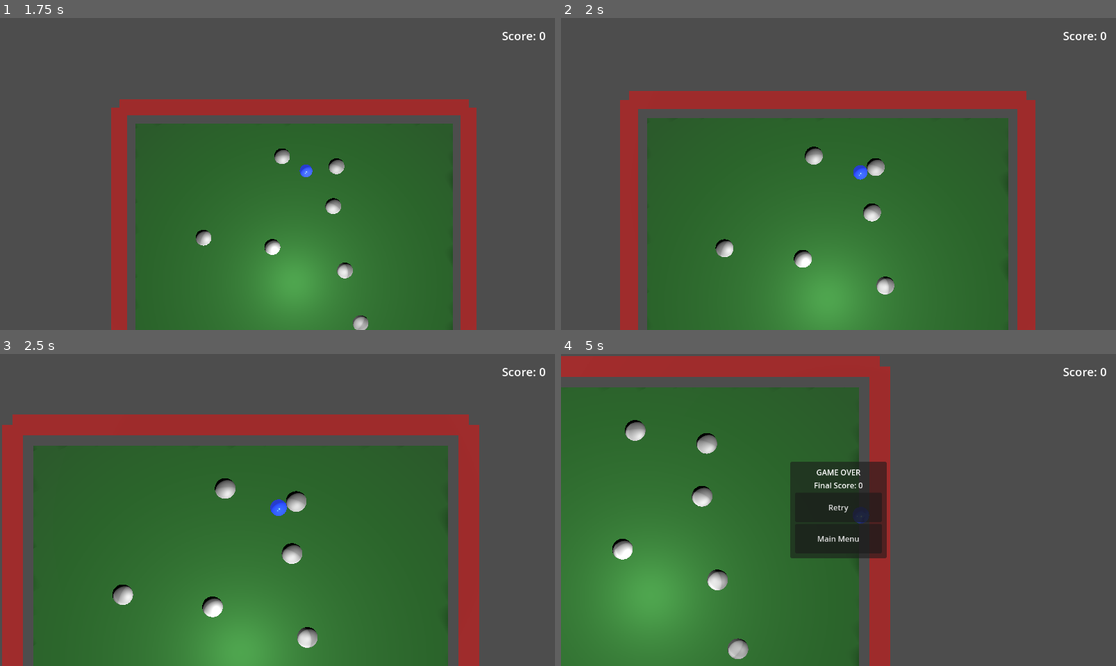
Above: before the commit, frames 1-4 (two rows, left to right).
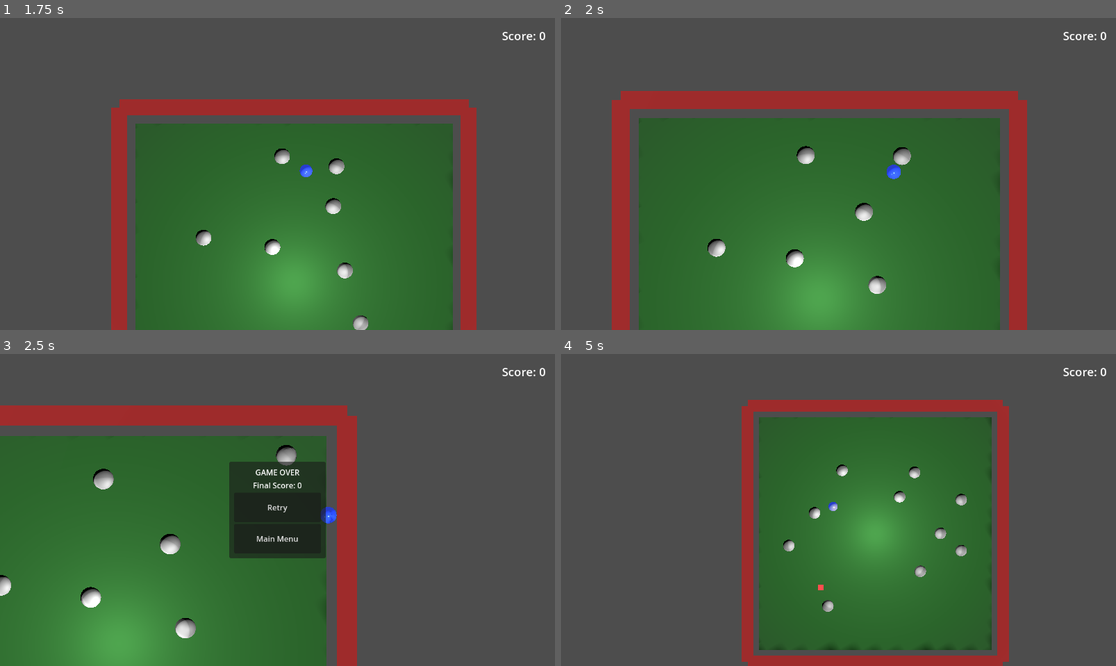
Above: after the commit, the same moments.

Repository: bluehexagons/snakeproject
Game: Godot game, scene res://scenes/main_menu.tscn
The game is run twice, just before and just after one commit, with the same random seed, the same clock (stepped at 60 frames per second) and the same inputs.
Inputs (mouse positions are in pixels of both pictures, inside the frame that each line leads up to):
- Up to frame 1 (1.75 s): click "New Game" at 0.5 s; hold D (move_right) from 1.28 s (still down)
- Up to frame 2 (2 s): keep holding D (move_right)
- Up to frame 3 (2.5 s): release D (move_right) at 2.03 s; hold S (move_down) from 2.03 s (still down)
- Up to frame 4 (5 s): release S (move_down) at 2.75 s; click (838, 506) at 2.75 s, where only the run after the commit has a clickable "Retry"; hold D (move_right) 3.53-4.25 s; click (838, 506) at 4.25 s, where only the run after the commit has a clickable "Retry"

Frame 1 is identical in both runs. In frame 2, 8.0% of the frame differs, in the area x 9-86%, y 23-100%; in frame 3, 44%; in frame 4, 64%, in the area x 0-81%, y 0-100%.

Commit message:
(AI) rocks move

Diff:
--- a/scripts/collision_handler.gd
+++ b/scripts/collision_handler.gd
@@ -2,78 +2,75 @@
 
 const MINIMUM_SEPARATION = 0.8
 const SEPARATION_FORCE = 80.0
-const COLLISION_BOUNCE = 0.6  # Increased for more energetic collisions
+const COLLISION_BOUNCE = 0.4  # Reduced bounce for more stable collisions
 const PLAYER_MASS = 0.5
 const SEGMENT_MASS = 3.0
-const ROCK_MASS = 5.0  # Added rock mass
-const FRICTION_COEFFICIENT = 0.05  # Reduced to allow more sliding
-const ENERGY_TRANSFER = 0.8  # How much kinetic energy is preserved in collisions
-const PERSISTENT_COLLISION_DAMPING = 0.95  # Reduce velocity when objects stay in contact
-const MAX_COLLISION_SPEED = 20.0  # Cap the maximum collision response
-const REST_THRESHOLD = 0.1  # Speed below which objects are considered at rest
+const ROCK_MASS = 5.0
+const FRICTION_COEFFICIENT = 0.1
+const ENERGY_TRANSFER = 0.95  # Increased energy transfer
+const PERSISTENT_COLLISION_DAMPING = 0.8  # Less aggressive damping
+const MAX_COLLISION_SPEED = 20.0
+const REST_THRESHOLD = 0.1
+const STATIC_BREAKAWAY_FORCE = 2.0  # Force needed to start moving a static object
 
 func handle_collision(body_a: CharacterBody3D, body_b: CharacterBody3D, collision_normal: Vector3, delta: float) -> void:
 	var mass_a = get_body_mass(body_a)
 	var mass_b = get_body_mass(body_b)
 
-	# Calculate relative velocity and its components
+	# Calculate velocities and energies
 	var relative_velocity = body_b.velocity - body_a.velocity
 	var normal_speed = relative_velocity.dot(collision_normal)
 
-	# Handle persistent collisions (objects staying in contact)
-	var penetration = MINIMUM_SEPARATION - body_a.global_position.distance_to(body_b.global_position)
-	if penetration > 0:
-		# Apply additional damping when objects are in sustained contact
-		body_a.velocity *= PERSISTENT_COLLISION_DAMPING
-		body_b.velocity *= PERSISTENT_COLLISION_DAMPING
+	# Calculate initial kinetic energies
+	var energy_a = 0.5 * mass_a * body_a.velocity.length_squared()
+	var energy_b = 0.5 * mass_b * body_b.velocity.length_squared()
+	var total_energy = energy_a + energy_b
 
-	# Only process collision if objects are moving toward each other
-	if normal_speed > 0:
-		return
+	# Handle static friction for rocks
+	if body_a.is_in_group("rock") and relative_velocity.length() < STATIC_BREAKAWAY_FORCE:
+		mass_a *= 2.0  # Make rocks harder to move when static
+	if body_b.is_in_group("rock") and relative_velocity.length() < STATIC_BREAKAWAY_FORCE:
+		mass_b *= 2.0
 
-	# Limit collision speed
-	normal_speed = clamp(normal_speed, -MAX_COLLISION_SPEED, MAX_COLLISION_SPEED)
+	# Calculate impulse for the collision
+	var restitution = COLLISION_BOUNCE * ENERGY_TRANSFER
+	var impulse_magnitude = -(1.0 + restitution) * normal_speed / ((1.0 / mass_a) + (1.0 / mass_b))
+	var impulse = collision_normal * impulse_magnitude
 
-	# Calculate coefficient of restitution based on relative speed
-	var restitution = COLLISION_BOUNCE * ENERGY_TRANSFER
+	# Apply impulses
+	var vel_change_a = -impulse / mass_a
+	var vel_change_b = impulse / mass_b
 
-	# Reduce restitution for low-speed collisions to help objects come to rest
-	if abs(normal_speed) < REST_THRESHOLD:
-		restitution *= normal_speed / REST_THRESHOLD
-
-	# Calculate impulse magnitude using the elastic collision formula
-	var impulse_magnitude = -(1.0 + restitution) * normal_speed
-	impulse_magnitude /= (1.0 / mass_a) + (1.0 / mass_b)
-
-	# Apply impulse to both bodies
-	var impulse = collision_normal * impulse_magnitude
-	var velocity_change_a = -impulse / mass_a
-	var velocity_change_b = impulse / mass_b
-
-	# Calculate tangential forces (friction)
+	# Calculate and apply friction
 	var tangent_velocity = relative_velocity - (normal_speed * collision_normal)
 	if tangent_velocity.length_squared() > 0.001:
 		var tangent = tangent_velocity.normalized()
 		var friction_impulse = -tangent * abs(impulse_magnitude) * FRICTION_COEFFICIENT
 
-		velocity_change_a -= friction_impulse / mass_a
-		velocity_change_b += friction_impulse / mass_b
+		vel_change_a -= friction_impulse / mass_a
+		vel_change_b += friction_impulse / mass_b
 
-	# Apply final velocity changes
-	body_a.velocity += velocity_change_a
-	body_b.velocity += velocity_change_b
+	# Apply velocity changes
+	body_a.velocity += vel_change_a
+	body_b.velocity += vel_change_b
 
-	# Bring very slow-moving objects to a complete stop
-	if body_a.velocity.length() < REST_THRESHOLD:
-		body_a.velocity = Vector3.ZERO
-	if body_b.velocity.length() < REST_THRESHOLD:
-		body_b.velocity = Vector3.ZERO
+	# Ensure energy is conserved (with some intentional loss)
+	var new_energy_a = 0.5 * mass_a * body_a.velocity.length_squared()
+	var new_energy_b = 0.5 * mass_b * body_b.velocity.length_squared()
+	var new_total_energy = new_energy_a + new_energy_b
 
-	# Apply separation force to prevent sticking
+	if new_total_energy > total_energy:
+		var scale = sqrt(total_energy / new_total_energy) * ENERGY_TRANSFER
+		body_a.velocity *= scale
+		body_b.velocity *= scale
+
+	# Apply separation
+	var separation_vector = (body_b.global_position - body_a.global_position)
+	var penetration = MINIMUM_SEPARATION - separation_vector.length()
 	if penetration > 0:
-		var separation_force = collision_normal * SEPARATION_FORCE * delta * penetration
-		body_a.velocity -= separation_force / mass_a
-		body_b.velocity += separation_force / mass_b
+		var separation = collision_normal * SEPARATION_FORCE * delta * penetration
+		body_a.velocity -= separation / mass_a
+		body_b.velocity += separation / mass_b
 
 # Check for nearby segments and apply separation forces
 func handle_proximity(body: CharacterBody3D, nearby_bodies: Array, delta: float) -> void:
--- a/scripts/rock.gd
+++ b/scripts/rock.gd
@@ -1,6 +1,8 @@
 extends CharacterBody3D
 
 const MASS = 5.0  # Heavier than segments
+const STATIC_FRICTION = 2.0  # Resistance to initial movement
+const DRAG_COEFFICIENT = 0.5  # How quickly rocks come to rest
 
 var physics_pos: Vector3
 var visual_pos: Vector3
@@ -10,6 +12,12 @@
 	visual_pos = global_position
 
 func _physics_process(delta):
+	# Apply drag to slow down moving rocks
+	if velocity.length_squared() > 0.01:
+		velocity = velocity.lerp(Vector3.ZERO, DRAG_COEFFICIENT * delta)
+	elif velocity.length_squared() > 0:
+		velocity = Vector3.ZERO
+
 	var collision = move_and_collide(velocity * delta)
 	var collision_handler = get_node("/root/CollisionHandler")
 
